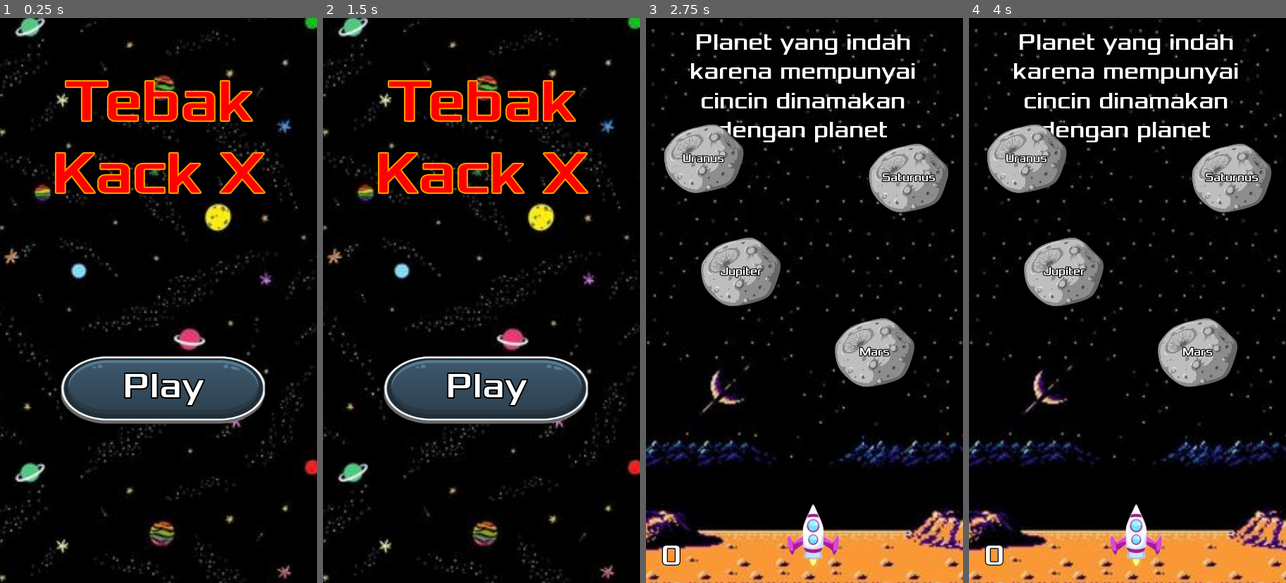
Above: before the commit, frames 1-4 (left to right).
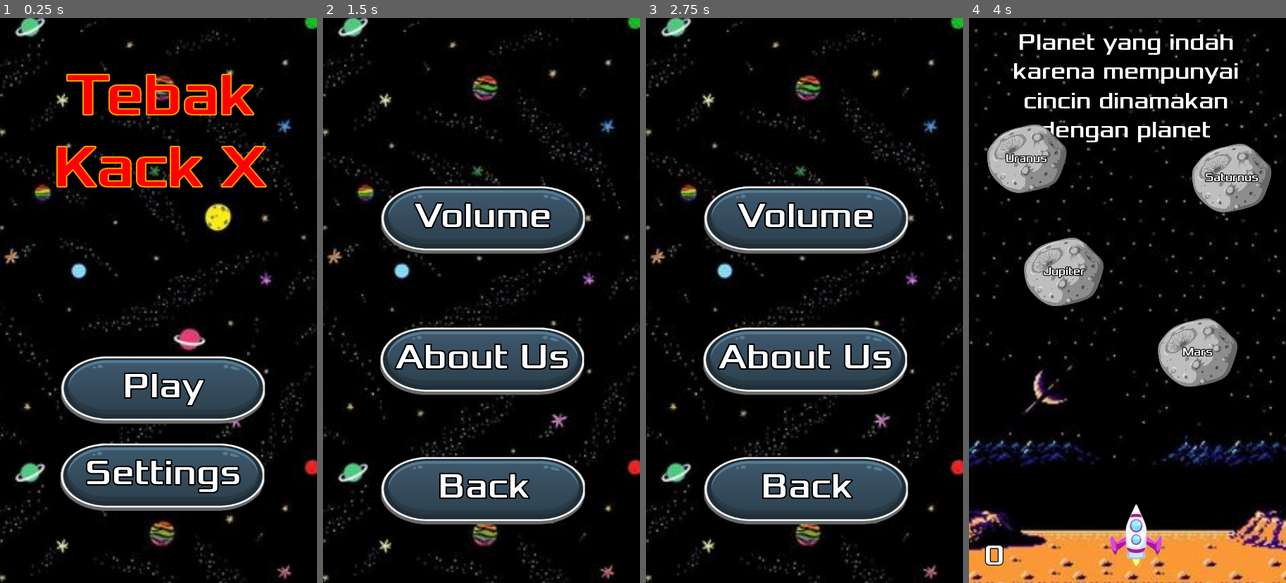
Above: after the commit, the same moments.

Repository: evandrarf/game-project
Game: Godot game, scene res://scene/Global.tscn
Two runs of this game, one before a commit and one after it. Both use one fixed random seed, a clock stepped at 60 frames per second and the inputs below.
Inputs (mouse positions are in pixels of both pictures, inside the frame that each line leads up to):
- Up to frame 1 (0.25 s): no input
- Up to frame 2 (1.5 s): click (487, 475) at 0.5 s, where only the run after the commit has a clickable "Settings"; click (484, 221) at 1.25 s, where only the run after the commit has a clickable "Volume"
- Up to frame 3 (2.75 s): click (807, 362) at 2 s, where only the run after the commit has a clickable "About Us"
- Up to frame 4 (4 s): click (1130, 492) at 2.75 s, where only the run after the commit has a clickable "Back"; click (1133, 390) at 3.5 s, where only the run after the commit has a clickable "Play"

The runs differ from the first frame. In frame 1, 12% of the frame differs, in the area x 17-85%, y 9-88%; in frame 2, 27%; in frame 3, 45%, in the area x 0-100%, y 0-100%; in frame 4, nothing differs.

Commit message:
Build Versi 1.0.0

Diff:
--- a/project.godot
+++ b/project.godot
@@ -12,7 +12,7 @@
 
 config/name="Game Project"
 run/main_scene="res://scene/Global.tscn"
-config/icon="res://icon.png"
+config/icon="res://My project-1 (3).png"
 
 [display]
 
--- a/scene/Global.tscn
+++ b/scene/Global.tscn
@@ -14,12 +14,17 @@
 
 [node name="HUD" parent="." instance=ExtResource( 9 )]
 
+[node name="LobbyGame" parent="HUD/Control" index="1"]
+visible = true
+
 [connection signal="area_entered" from="Game/Soal/OpsiContainer/Asteroid" to="." method="_on_Asteroid_area_entered" binds= [ 0 ]]
 [connection signal="area_entered" from="Game/Soal/OpsiContainer/Asteroid2" to="." method="_on_Asteroid_area_entered" binds= [ 1 ]]
 [connection signal="area_entered" from="Game/Soal/OpsiContainer/Asteroid3" to="." method="_on_Asteroid_area_entered" binds= [ 2 ]]
 [connection signal="area_entered" from="Game/Soal/OpsiContainer/Asteroid4" to="." method="_on_Asteroid_area_entered" binds= [ 3 ]]
 [connection signal="pressed" from="Game/Menu/Control/NinePatchRect/TextureButton" to="." method="_on_TextureButton_pressed"]
-[connection signal="pressed" from="HUD/Control/TextureButton" to="." method="_on_StartButton_pressed"]
+[connection signal="pressed" from="HUD/Control/LobbyGame/TextureButton" to="." method="_on_StartButton_pressed"]
+[connection signal="pressed" from="HUD/Control/LobbyGame/SettingsButton" to="." method="_on_SettingsButton_pressed"]
+[connection signal="pressed" from="HUD/Control/Settings/Back" to="." method="_on_Back_pressed"]
 
 [editable path="Game"]
 [editable path="Game/Menu"]
--- a/scene/HUD.tscn
+++ b/scene/HUD.tscn
@@ -27,17 +27,24 @@
 anchor_bottom = 1.0
 texture = ExtResource( 1 )
 
-[node name="Label" type="Label" parent="Control"]
+[node name="LobbyGame" type="Control" parent="Control"]
+visible = false
 anchor_right = 1.0
-margin_top = 160.0
-margin_bottom = 644.0
+anchor_bottom = 1.0
+
+[node name="Label" type="Label" parent="Control/LobbyGame"]
+anchor_right = 1.0
+margin_left = 5.0
+margin_top = 139.0
+margin_right = 5.0
+margin_bottom = 3538.0
 custom_colors/font_color = Color( 1, 0, 0, 1 )
 custom_fonts/font = SubResource( 2 )
 text = "Tebak Kack X"
 align = 1
 autowrap = true
 
-[node name="TextureButton" type="TextureButton" parent="Control"]
+[node name="TextureButton" type="TextureButton" parent="Control/LobbyGame"]
 margin_left = 189.0
 margin_top = 1137.0
 margin_right = 929.0
@@ -48,7 +55,7 @@
 "_edit_group_": true
 }
 
-[node name="Label" type="Label" parent="Control/TextureButton"]
+[node name="Label" type="Label" parent="Control/LobbyGame/TextureButton"]
 margin_left = 65.0
 margin_top = 38.0
 margin_right = 672.0
@@ -56,3 +63,87 @@
 custom_fonts/font = SubResource( 1 )
 text = "Play"
 align = 1
+
+[node name="SettingsButton" type="TextureButton" parent="Control/LobbyGame"]
+margin_left = 187.0
+margin_top = 1433.0
+margin_right = 927.0
+margin_bottom = 1695.0
+texture_normal = ExtResource( 3 )
+expand = true
+__meta__ = {
+"_edit_group_": true
+}
+
+[node name="Label" type="Label" parent="Control/LobbyGame/SettingsButton"]
+margin_left = 65.0
+margin_top = 38.0
+margin_right = 672.0
+margin_bottom = 250.0
+custom_fonts/font = SubResource( 1 )
+text = "Settings"
+align = 1
+
+[node name="Settings" type="Control" parent="Control"]
+anchor_right = 1.0
+anchor_bottom = 1.0
+
+[node name="VolumeButton" type="TextureButton" parent="Control/Settings"]
+margin_left = 179.0
+margin_top = 559.0
+margin_right = 919.0
+margin_bottom = 821.0
+texture_normal = ExtResource( 3 )
+expand = true
+__meta__ = {
+"_edit_group_": true
+}
+
+[node name="Label" type="Label" parent="Control/Settings/VolumeButton"]
+margin_left = 65.0
+margin_top = 38.0
+margin_right = 672.0
+margin_bottom = 250.0
+custom_fonts/font = SubResource( 1 )
+text = "Volume"
+align = 1
+
+[node name="AboutUs" type="TextureButton" parent="Control/Settings"]
+margin_left = 176.0
+margin_top = 1039.0
+margin_right = 916.0
+margin_bottom = 1301.0
+texture_normal = ExtResource( 3 )
+expand = true
+__meta__ = {
+"_edit_group_": true
+}
+
+[node name="Label" type="Label" parent="Control/Settings/AboutUs"]
+margin_left = 65.0
+margin_top = 38.0
+margin_right = 672.0
+margin_bottom = 250.0
+custom_fonts/font = SubResource( 1 )
+text = "About Us"
+align = 1
+
+[node name="Back" type="TextureButton" parent="Control/Settings"]
+margin_left = 179.0
+margin_top = 1479.0
+margin_right = 919.0
+margin_bottom = 1741.0
+texture_normal = ExtResource( 3 )
+expand = true
+__meta__ = {
+"_edit_group_": true
+}
+
+[node name="Label" type="Label" parent="Control/Settings/Back"]
+margin_left = 65.0
+margin_top = 38.0
+margin_right = 672.0
+margin_bottom = 250.0
+custom_fonts/font = SubResource( 1 )
+text = "Back"
+align = 1
--- a/script/Global.gd
+++ b/script/Global.gd
@@ -8,6 +8,8 @@
 onready var hud = $HUD/Control
 onready var skor = $Game/Skor
 onready var menu_button_text = $Game/Menu/Control/NinePatchRect/TextureButton/Label
+onready var lobby_game = $HUD/Control/LobbyGame
+onready var settings = $HUD/Control/Settings
 
 var skor_num = 0
 var soal_terakhir = false
@@ -20,6 +22,7 @@
 	randomize()
 	soal.position_index = int(round(rand_range(0, 5)))
 	soal.soal.shuffle()
+	settings.hide()
 
 const rocket_pos = Vector2(567, 1763)
 
@@ -68,3 +71,13 @@
 	soal.nomor_soal = 0
 	skor_num = 0
 	skor.text = str(skor_num)
+
+
+func _on_SettingsButton_pressed():
+	lobby_game.hide()
+	settings.show()
+
+
+func _on_Back_pressed():
+	lobby_game.show()
+	settings.hide()
Binary file added: My project-1 (3).ico
Binary file added: My project-1 (3).png
Not shown, added: My project-1 (3).png.import
Not shown, changed: export_presets.cfg
Binary file removed: icon.png
Not shown, removed: icon.png.import
Not shown, changed: .DS_Store
Not shown, added: build/.DS_Store
Not shown, added: build/Game Project.exe
Not shown, added: build/Game Project.pck
